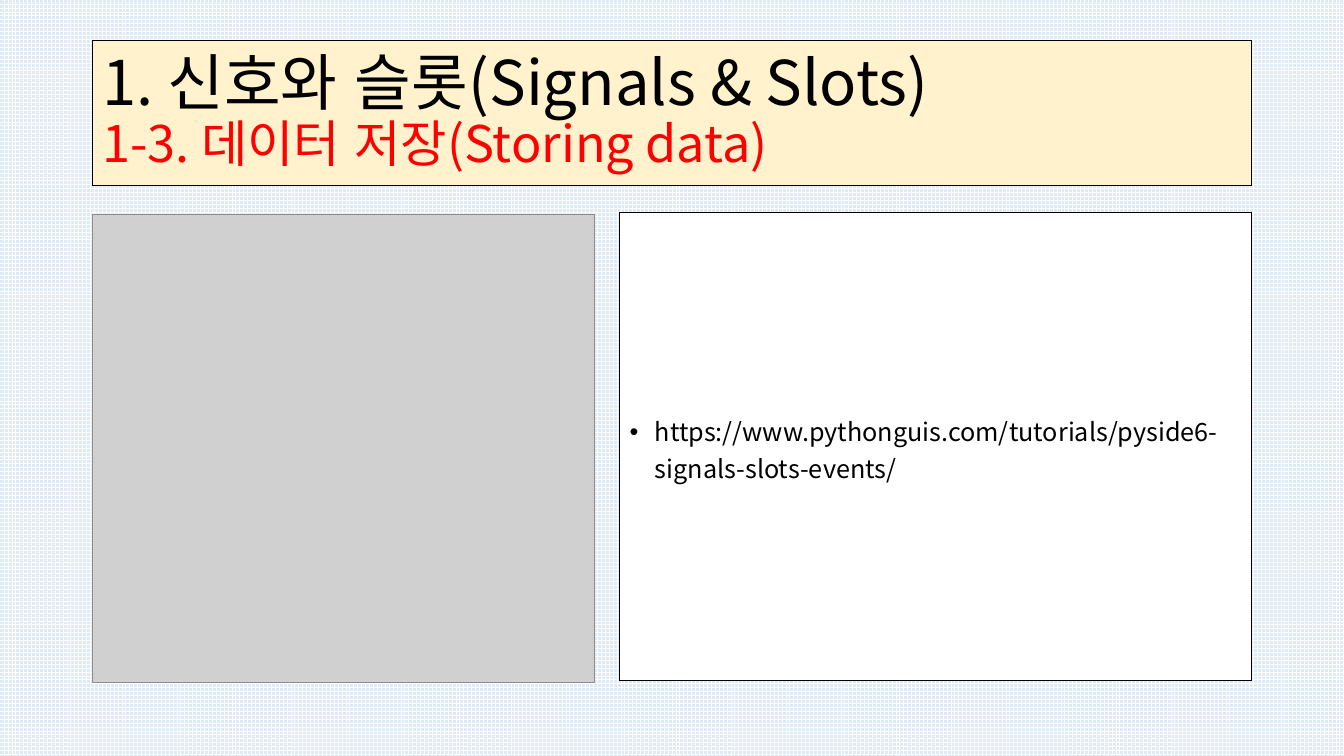
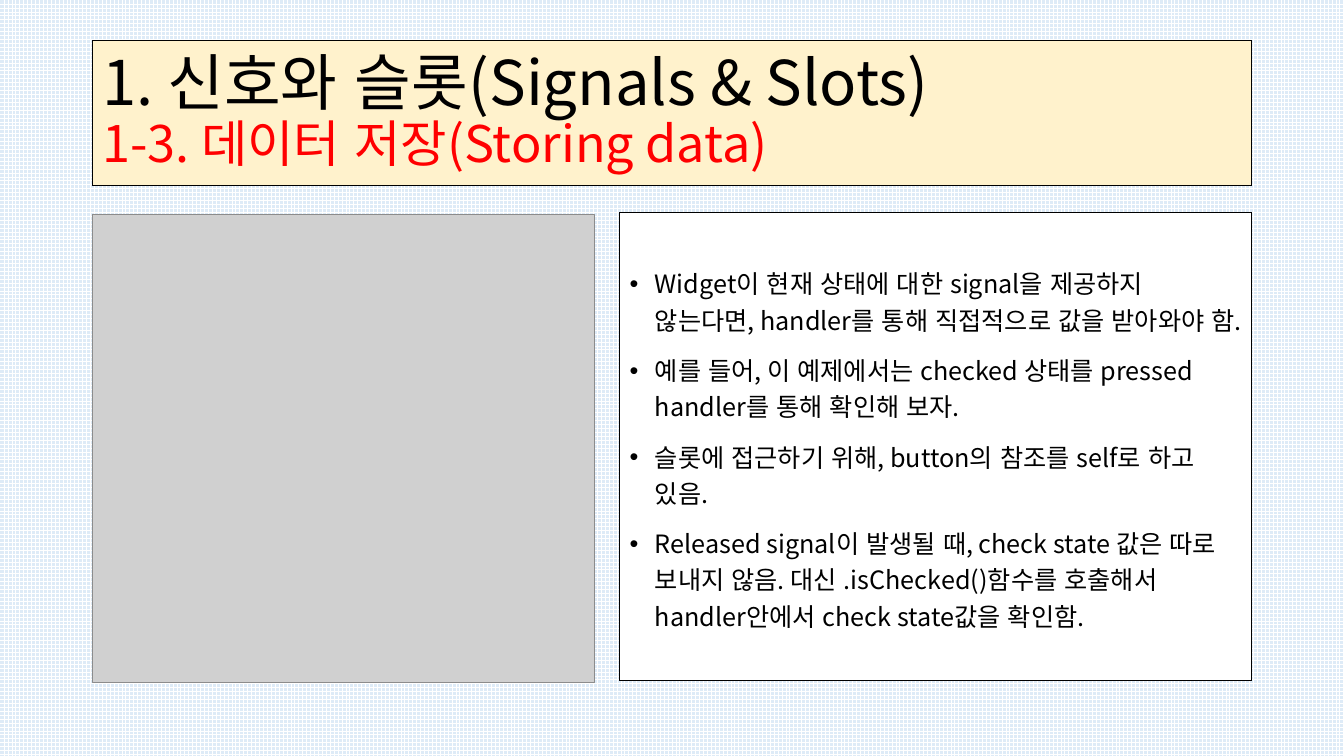
Before and after one commit to kig2929kig/PySide6, a slide deck: slide 15 of PySide-2.pptx. Drawn at 1344x756 pixels with LibreOffice and Linux fonts; fonts in the diff are those of the drawing; grey boxes stand for pictures. Boxes give left, top, right and bottom in pixels: in the first picture for what was removed or moved away, otherwise in the second. Text is boxed around its words. In the diff, an @@ line names an element or a change of style, - is before the commit and + after.

```diff
--- a/PySide-2.pptx
+++ b/PySide-2.pptx
@@ text in rectangle at [655,272,1241,628]: text changed @@
-• https://www.pythonguis.com/tutorials/pyside6-signals-slots-events/
+• Widget이 현재 상태에 대한 signal을 제공하지 않는다면, handler를 통해 직접적으로 값을 받아와야 함.
+• 예를 들어, 이 예제에서는 checked 상태를 pressed handler를 통해 확인해 보자.
+• 슬롯에 접근하기 위해, button의 참조를 self로 하고 있음.
+• Released signal이 발생될 때, check state 값은 따로 보내지 않음. 대신 .isChecked()함수를 호출해서 handler안에서 check state값을 확인함.
```
Also in this commit, not shown: 4 other slides changed, 6 slides added.
